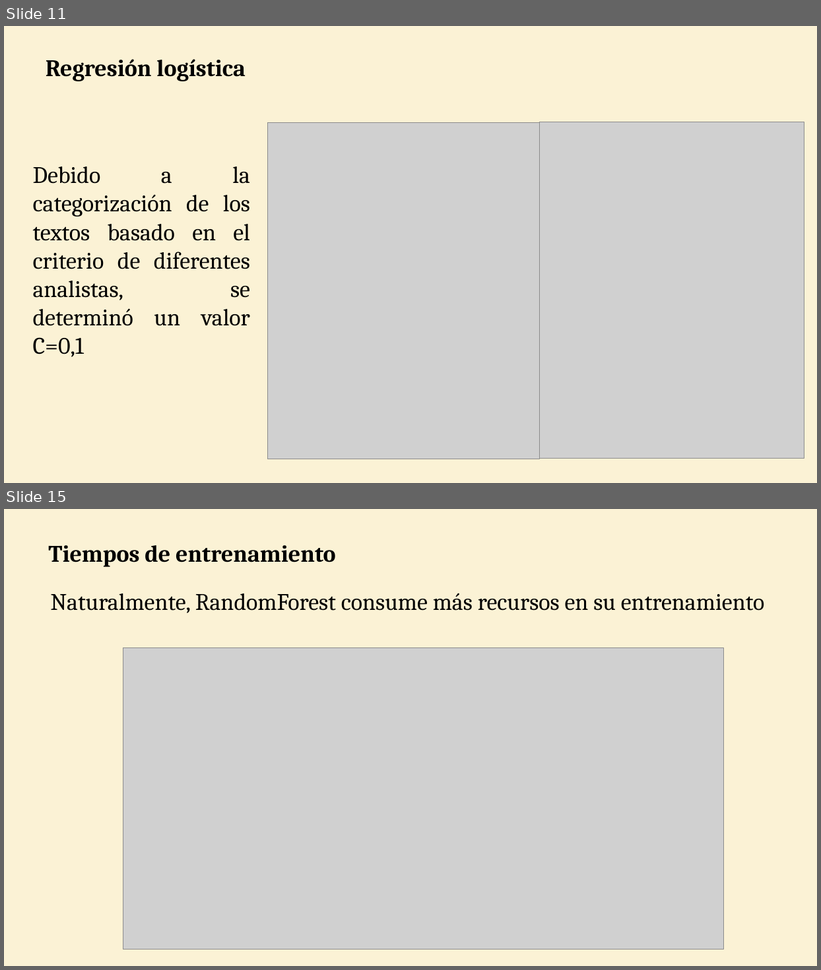
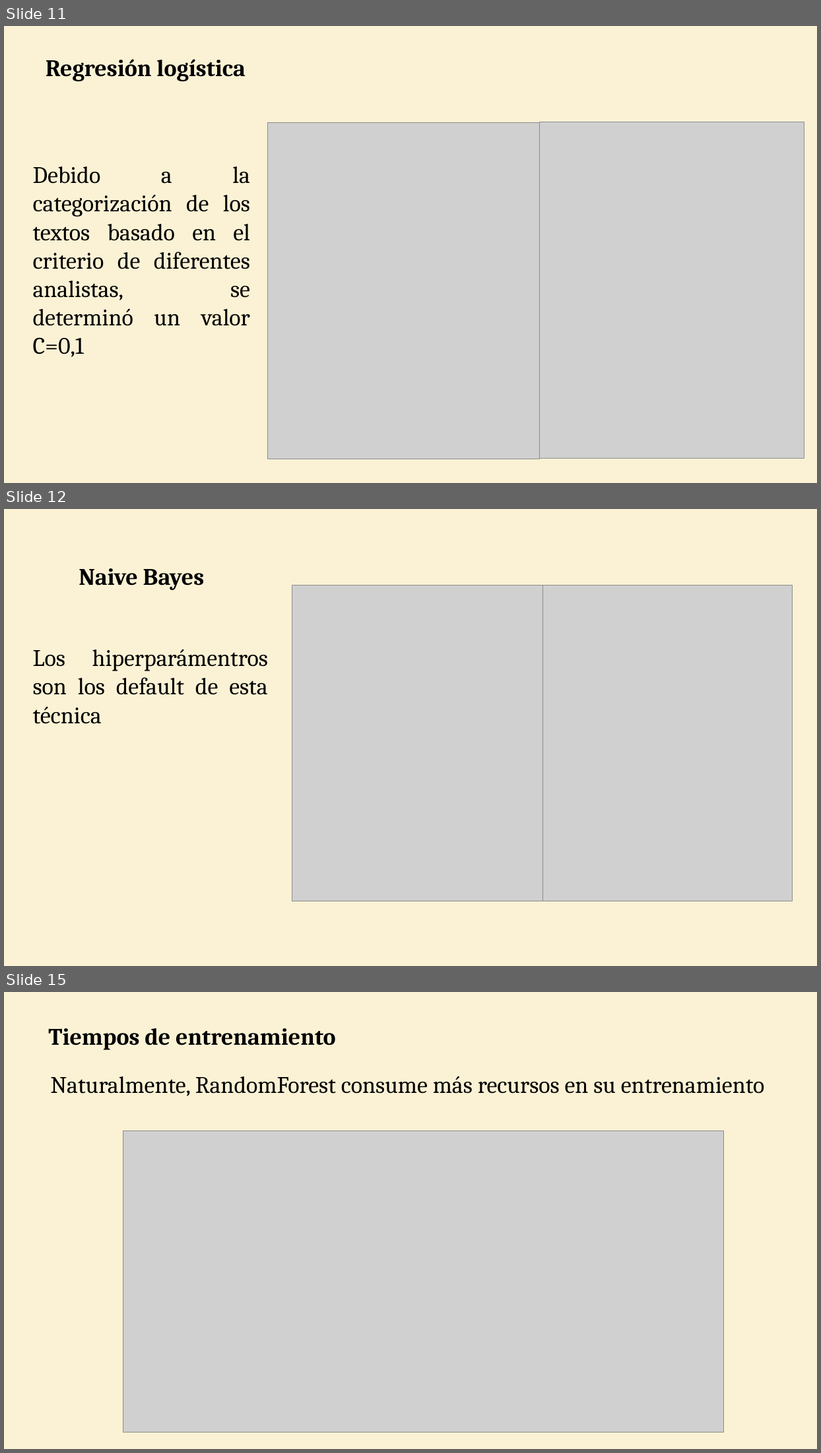
Before and after one commit to WilderGitHub/MCD, a slide deck: II. 08 Minería de Datos II/Proyecto Final.pptx. Shown one above the other, each under a label of ours: slides 11 and 15 before the commit, slides 11, 12 and 15 after it; the slides between them are not shown. The pictures are 821x970 and 821x1453 pixels, drawn with LibreOffice and Linux fonts; fonts in the diff are those of the drawing; grey boxes stand for pictures. Boxes give left, top, right and bottom in pixels: in the first picture for what was removed or moved away, otherwise in the second. Text is boxed around its words. In the diff, an @@ line names an element or a change of style, - is before the commit and + after.

```diff
--- a/II. 08 Minería de Datos II/Proyecto Final.pptx
+++ b/II. 08 Minería de Datos II/Proyecto Final.pptx
@@ slide 12 added at (4,509,817,966), background #F7DD93 at 38% opacity @@
@@ text added at (79,568,205,590), 28 pt, text #000000, bold @@
+Naive Bayes
@@ picture added at (292,586,543,901) @@
@@ picture added at (543,586,792,901) @@
@@ text added at (33,650,268,724), 28 pt, text #000000 @@
+Los hiperparámentros son los default de esta técnica
```
Also in this commit, not shown: 5 slides changed, 8 other slides added, 16 slides removed, 1 other file.
